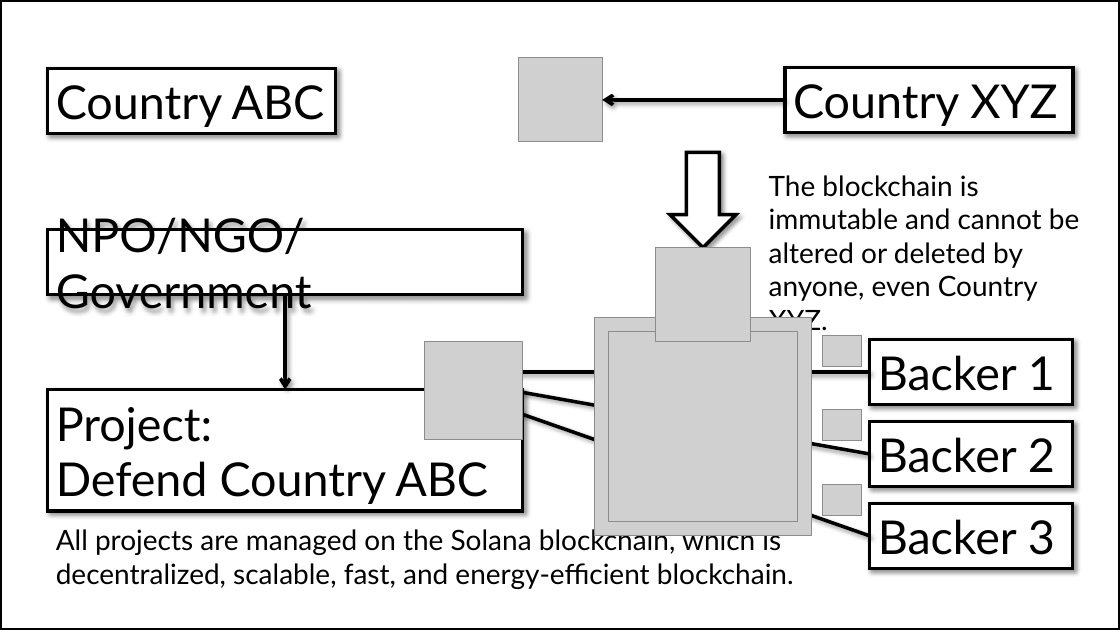
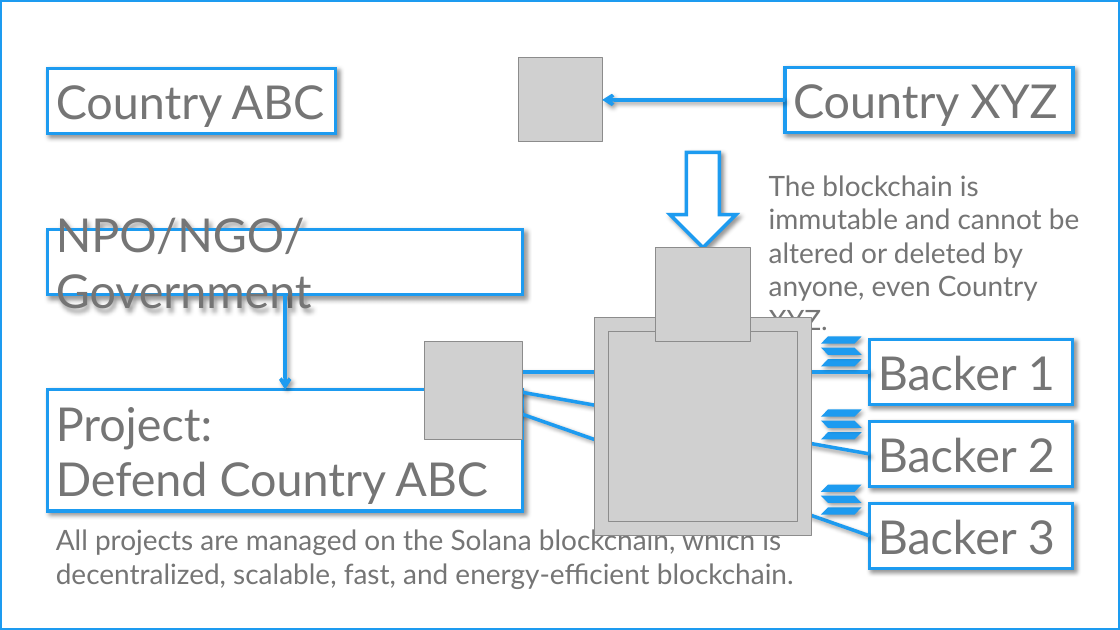
Before and after one commit to ohsugi/dove, a slide deck: slide 4 of images/DOVE.pptx. Drawn at 1120x630 pixels with LibreOffice and Linux fonts; fonts in the diff are those of the drawing; grey boxes stand for pictures. Boxes give left, top, right and bottom in pixels: in the first picture for what was removed or moved away, otherwise in the second. Text is boxed around its words. In the diff, an @@ line names an element or a change of style, - is before the commit and + after.

```diff
--- a/images/DOVE.pptx
+++ b/images/DOVE.pptx
@@ rectangle at [0, 0, 1120, 630]: outline #000000 3 pt to #1D9BF0 3 pt @@
@@ arrow (785, 100) - (602, 100): stroke #000000 3 pt to #1D9BF0 3 pt @@
@@ down arrow at [670, 152, 737, 247]: outline #000000 3 pt to #1D9BF0 3 pt @@
@@ text "The blockchain is immutable and ..." at [769, 175, 1079, 301]: text colour #000000 to #757575 @@
@@ arrow (286, 295) - (286, 390): stroke #000000 3 pt to #1D9BF0 3 pt @@
@@ parallelogram added at [821, 337, 861, 344], fill #1D9BF0 @@
@@ parallelogram added at [821, 348, 861, 355], fill #1D9BF0 @@
@@ picture removed at [823, 336, 862, 366] @@
@@ arrow (870, 372) - (507, 372): stroke #000000 3 pt to #1D9BF0 3 pt @@
@@ parallelogram added at [821, 360, 861, 367], fill #1D9BF0 @@
@@ arrow (870, 454) - (507, 390): stroke #000000 3 pt to #1D9BF0 3 pt @@
@@ arrow (870, 536) - (509, 410): stroke #000000 3 pt to #1D9BF0 3 pt @@
@@ parallelogram added at [821, 409, 861, 417], fill #1D9BF0 @@
@@ picture removed at [823, 409, 862, 439] @@
@@ parallelogram added at [821, 433, 861, 440], fill #1D9BF0 @@
@@ parallelogram added at [821, 421, 861, 429], fill #1D9BF0 @@
@@ parallelogram added at [821, 507, 861, 515], fill #1D9BF0 @@
@@ parallelogram added at [821, 485, 861, 492], fill #1D9BF0 @@
@@ parallelogram added at [821, 496, 861, 503], fill #1D9BF0 @@
@@ picture removed at [823, 485, 862, 515] @@
@@ text colour #000000 to #757575; outline #000000 3 pt to #1D9BF0 3 pt in 7 elements at [48, 69, 336, 134], [48, 390, 523, 512], [785, 67, 1073, 132], [48, 229, 523, 294], [870, 339, 1073, 404], [870, 422, 1073, 486], [870, 503, 1073, 568] @@
@@ text "All projects are managed on ..." at [56, 526, 794, 589]: text colour #000000 to #757575 @@
```
Also in this commit, not shown: 4 other slides changed, 7 other files.
